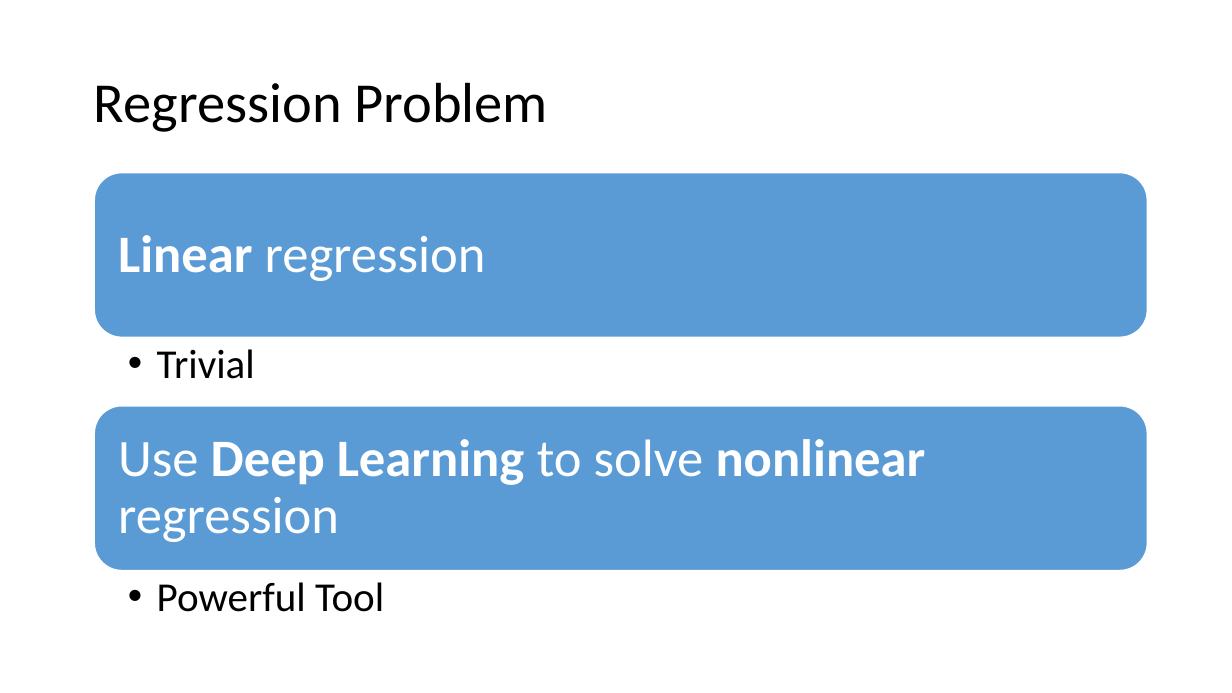
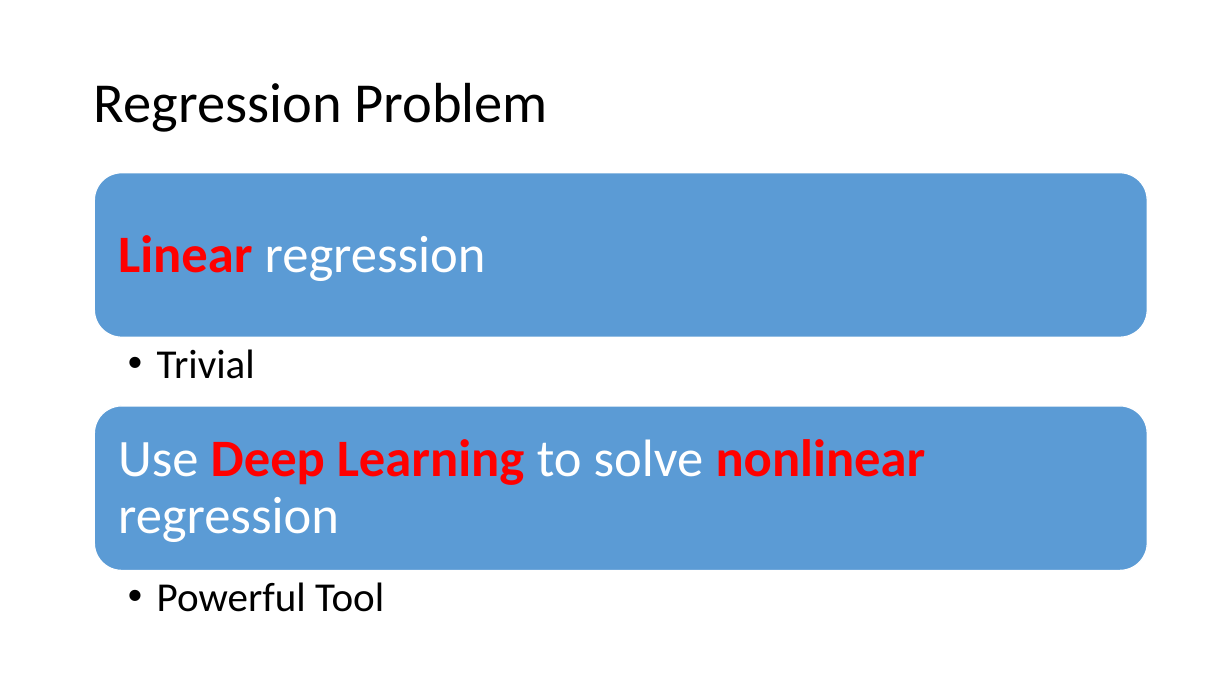
Before and after one commit to CaralBaby/Apply-Machine-Learning-in-Motion-Planning, a slide deck: slide 6 of Introduction to Machine Learning and the Applications in Motion Planning.pptx. Drawn at 1232x693 pixels with LibreOffice and Linux fonts; fonts in the diff are those of the drawing. Boxes give left, top, right and bottom in pixels: in the first picture for what was removed or moved away, otherwise in the second. Text is boxed around its words. In the diff, an @@ line names an element or a change of style, - is before the commit and + after.

```diff
--- a/Introduction to Machine Learning and the Applications in Motion Planning.pptx
+++ b/Introduction to Machine Learning and the Applications in Motion Planning.pptx
@@ text "Linear regression" at [118,235,486,281]: text colour #FFFFFF to #FF0000 in "Linear" @@
@@ text "Use Deep Learning to solve ..." at [118,439,926,542]: text colour #FFFFFF to #FF0000 in "Deep Learning nonlinear" @@
```
Also in this commit, not shown: 11 slides added.
